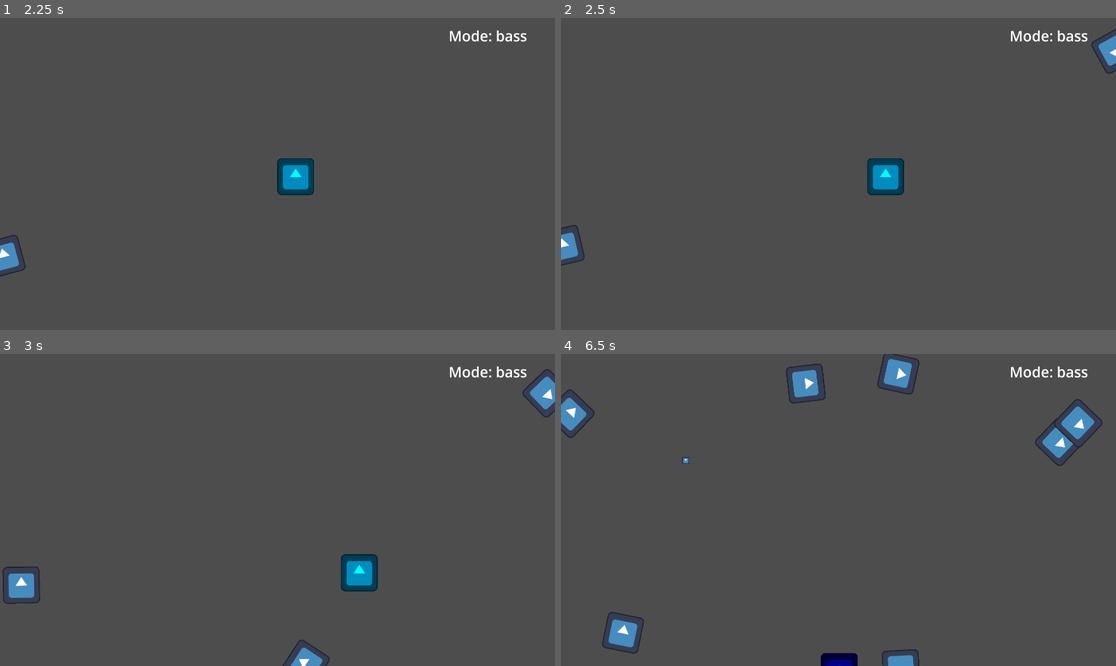
Above: before the commit, frames 1-4 (two rows, left to right).
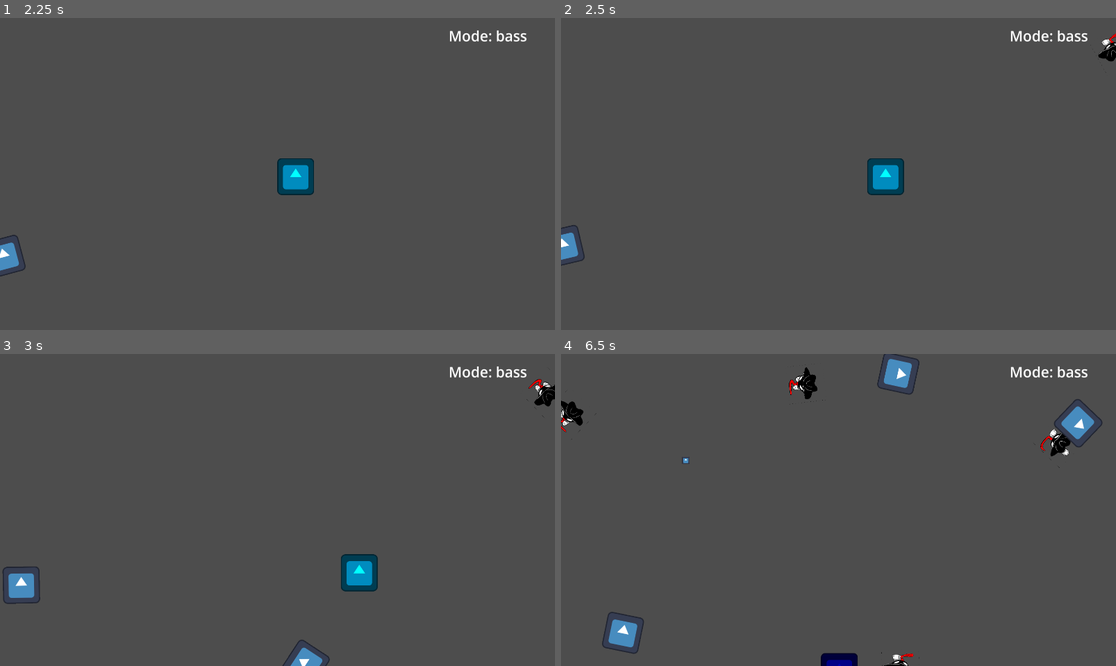
Above: after the commit, the same moments.

Repository: IAmToolbox/Composers-n-Devs-Jam
Game: Godot game, scene res://menu/title/title_screen.tscn
Same seed, same stepped clock (60 frames per second), same inputs: the game is played once before the commit and once after it. The engine's default icon, where the game draws it, is replaced by a stand-in: a white triangle on a blue panel in a dark square.
Inputs (mouse positions are in pixels of both pictures, inside the frame that each line leads up to):
- Up to frame 1 (2.25 s): click "start" at 0.5 s; click "start" at 1.25 s; move the mouse to (399, 158) at 2.02 s; hold D (right) from 2.03 s (still down); click (399, 158) at 2.1 s
- Up to frame 2 (2.5 s): keep holding D (right)
- Up to frame 3 (3 s): move the mouse to (166, 525) at 2.77 s; release D (right) at 2.78 s; hold S (down) from 2.78 s (still down); right-click (166, 525) at 2.85 s
- Up to frame 4 (6.5 s): move the mouse to (894, 441) at 3.52 s; release S (down) at 3.53 s; hold D (right) 3.53-4.28 s; tap Q (switch_mode) at 3.6, 5.85 s; move the mouse to (810, 572) at 4.27 s; hold W (up) 4.28-5.03 s; click (810, 572) at 4.35 s; move the mouse to (1005, 556) at 5.02 s; hold A (left) from 5.03 s (still down); right-click (1005, 556) at 5.1 s; move the mouse to (672, 463) at 5.77 s

Frame 1 is identical in both runs. In frame 2, 0.3% of the frame differs, in the area x 95-100%, y 3-18%; in frame 3, 0.4%; in frame 4, 1.5%, in the area x 0-94%, y 3-100%.

Commit message:
Implemented spritesheet for bass enemies. Needs some work still

Diff:
--- a/components/bass_enemy.gd
+++ b/components/bass_enemy.gd
@@ -1,7 +1,10 @@
 class_name BassEnemy extends Enemy
+
+@onready var sprite = $AnimatedSprite2D
 
 func _ready() -> void:
 	speed = randf_range(1,3)
+	sprite.play()
 
 func _on_visible_on_screen_notifier_2d_screen_exited() -> void:
 	queue_free()
@@ -12,7 +15,7 @@
 		position.x = move_toward(position.x, get_node("/root/mainLevel/player").position.x, acceleration)
 		position.y = move_toward(position.y, get_node("/root/mainLevel/player").position.y, acceleration)
 
-func _process(delta) -> void:
+func _process(_delta) -> void:
 
 	_move_towards_player()
 	move_and_slide()
--- a/components/bass_enemy.tscn
+++ b/components/bass_enemy.tscn
@@ -1,7 +1,64 @@
-[gd_scene load_steps=5 format=3 uid="uid://b8en561csqn3k"]
+[gd_scene load_steps=13 format=3 uid="uid://b8en561csqn3k"]
 
 [ext_resource type="Script" uid="uid://cujwhwdoyi05m" path="res://components/bass_enemy.gd" id="1_43slc"]
-[ext_resource type="Texture2D" uid="uid://bcgfvs3fwj2t1" path="res://icon.svg" id="2_pmvr2"]
+[ext_resource type="Texture2D" uid="uid://ck1titmav7mnv" path="res://art/KIRBOLIKE_RUN.png" id="2_43slc"]
+
+[sub_resource type="AtlasTexture" id="AtlasTexture_pmvr2"]
+atlas = ExtResource("2_43slc")
+region = Rect2(138, 82, 647, 644)
+
+[sub_resource type="AtlasTexture" id="AtlasTexture_2a5rb"]
+atlas = ExtResource("2_43slc")
+region = Rect2(138, 758, 647, 644)
+
+[sub_resource type="AtlasTexture" id="AtlasTexture_5n1no"]
+atlas = ExtResource("2_43slc")
+region = Rect2(138, 1434, 647, 644)
+
+[sub_resource type="AtlasTexture" id="AtlasTexture_5a4nh"]
+atlas = ExtResource("2_43slc")
+region = Rect2(138, 2110, 647, 644)
+
+[sub_resource type="AtlasTexture" id="AtlasTexture_7tgyc"]
+atlas = ExtResource("2_43slc")
+region = Rect2(138, 2786, 647, 644)
+
+[sub_resource type="AtlasTexture" id="AtlasTexture_pmyaf"]
+atlas = ExtResource("2_43slc")
+region = Rect2(138, 3462, 647, 644)
+
+[sub_resource type="AtlasTexture" id="AtlasTexture_6m82p"]
+atlas = ExtResource("2_43slc")
+region = Rect2(138, 4138, 647, 644)
+
+[sub_resource type="SpriteFrames" id="SpriteFrames_m7pm3"]
+animations = [{
+"frames": [{
+"duration": 1.0,
+"texture": SubResource("AtlasTexture_pmvr2")
+}, {
+"duration": 1.0,
+"texture": SubResource("AtlasTexture_2a5rb")
+}, {
+"duration": 1.0,
+"texture": SubResource("AtlasTexture_5n1no")
+}, {
+"duration": 1.0,
+"texture": SubResource("AtlasTexture_5a4nh")
+}, {
+"duration": 1.0,
+"texture": SubResource("AtlasTexture_7tgyc")
+}, {
+"duration": 1.0,
+"texture": SubResource("AtlasTexture_pmyaf")
+}, {
+"duration": 1.0,
+"texture": SubResource("AtlasTexture_6m82p")
+}],
+"loop": true,
+"name": &"run",
+"speed": 5.0
+}]
 
 [sub_resource type="RectangleShape2D" id="RectangleShape2D_43slc"]
 size = Vector2(128, 128)
@@ -13,8 +70,11 @@
 collision_layer = 4
 script = ExtResource("1_43slc")
 
-[node name="Sprite2D" type="Sprite2D" parent="."]
-texture = ExtResource("2_pmvr2")
+[node name="AnimatedSprite2D" type="AnimatedSprite2D" parent="."]
+position = Vector2(-1.9073486e-06, 3.33786e-06)
+scale = Vector2(0.199, 0.199)
+sprite_frames = SubResource("SpriteFrames_m7pm3")
+animation = &"run"
 
 [node name="Hitbox" type="Area2D" parent="."]
 
Binary file added: art/KIRBOLIKE_RUN.png
Not shown, added: art/KIRBOLIKE_RUN.png.import
